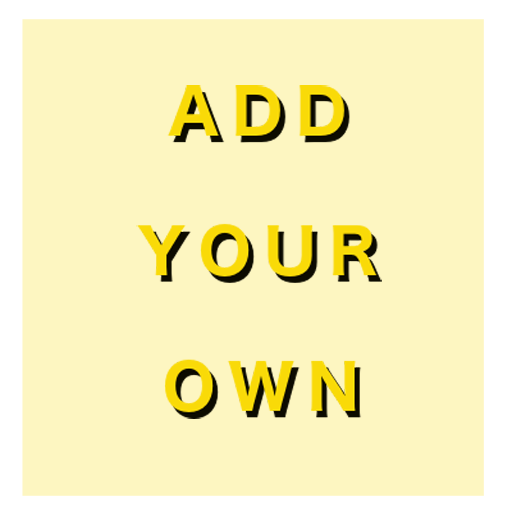
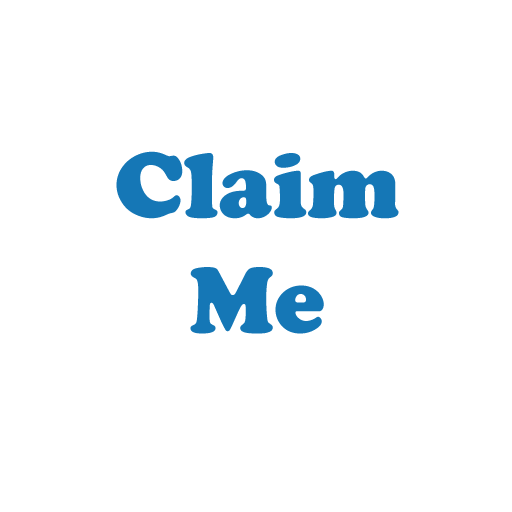
Two versions of the same layered image (512px x 512px). Layer-by-layer changes:
removed layer "Layer 0" over 136, 85, 382, 419
removed layer "Shape 1" (was 25%) over 22, 19, 484, 496
added layer "Claim Me" over 116, 151, 399, 334
